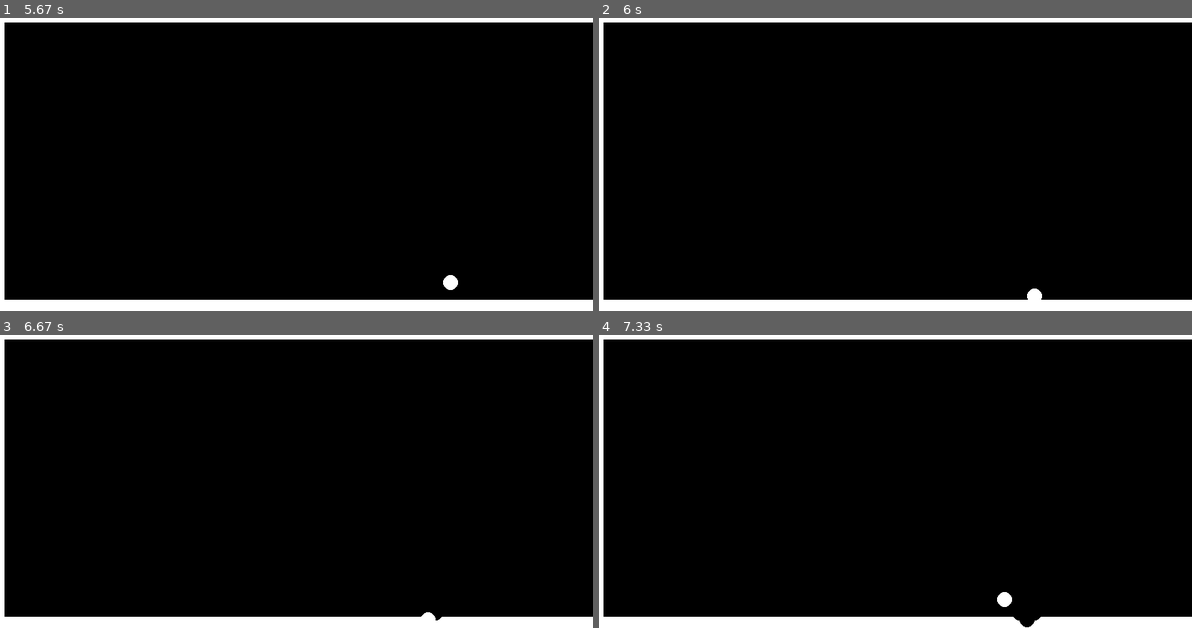
Above: before the commit, frames 1-4 (two rows, left to right).
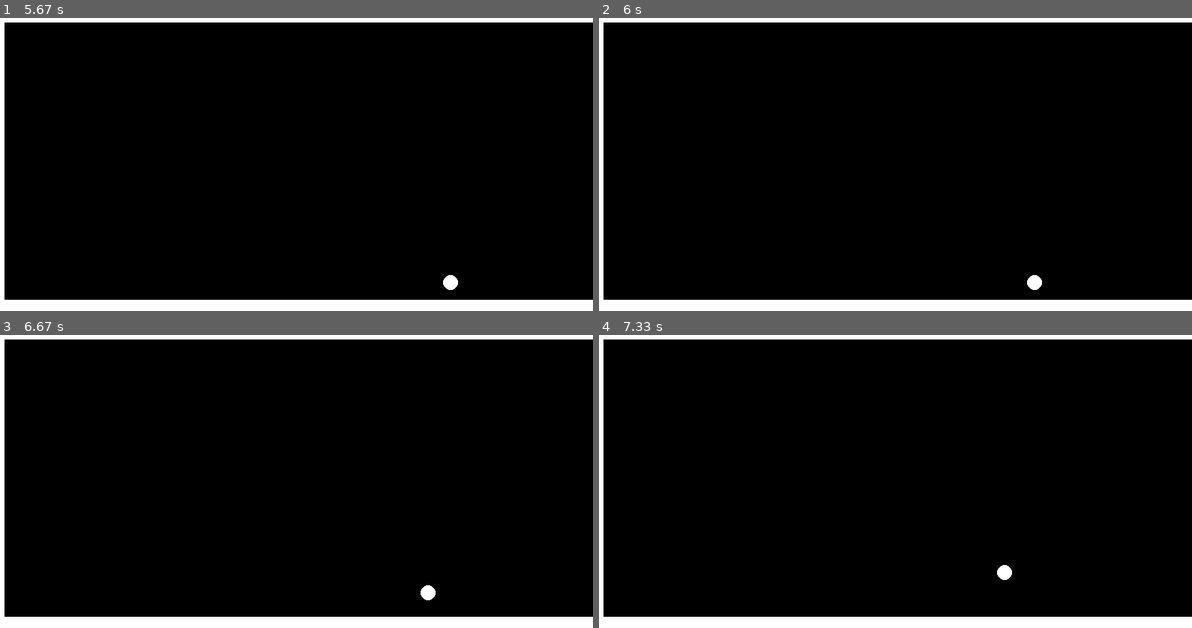
Above: after the commit, the same moments.

Repository: Delizcolonj/Josh
Game: pygame game, started from pongwalls.py
The game is run twice, just before and just after one commit, with the same random seed, the same clock (stepped at 60 frames per second) and the same inputs.
Inputs:
- Up to frame 1 (5.67 s): tap Enter at 1.83 s; tap Space at 3.17, 3.67, 4.22, 4.93 s
- Up to frame 2 (6 s): tap Space at 5.75 s
- Up to frame 3 (6.67 s): no input
- Up to frame 4 (7.33 s): tap Space at 6.73 s

Frame 1 is identical in both runs. In frame 2, 0.2% of the frame differs, in the area x 72-75%, y 87-97%; in frame 3, 0.1%; in frame 4, 0.3%, in the area x 67-75%, y 78-100%.

Commit message:
Update ball.py

Diff:
--- a/ball.py
+++ b/ball.py
@@ -34,7 +34,7 @@
         if py > (self.CONSTS.BORDER + self.RADIUS):
             self.vy = -self.vy
         # Bottom wall
-        if py < ((self.CONSTS.HEIGHT-self.CONSTS.BORDER) + self.RADIUS):
+        if py < ((self.CONSTS.HEIGHT-2.5*self.CONSTS.BORDER) + self.RADIUS):
             self.vy = -self.vy
 
         self.x = self.x + self.vx
